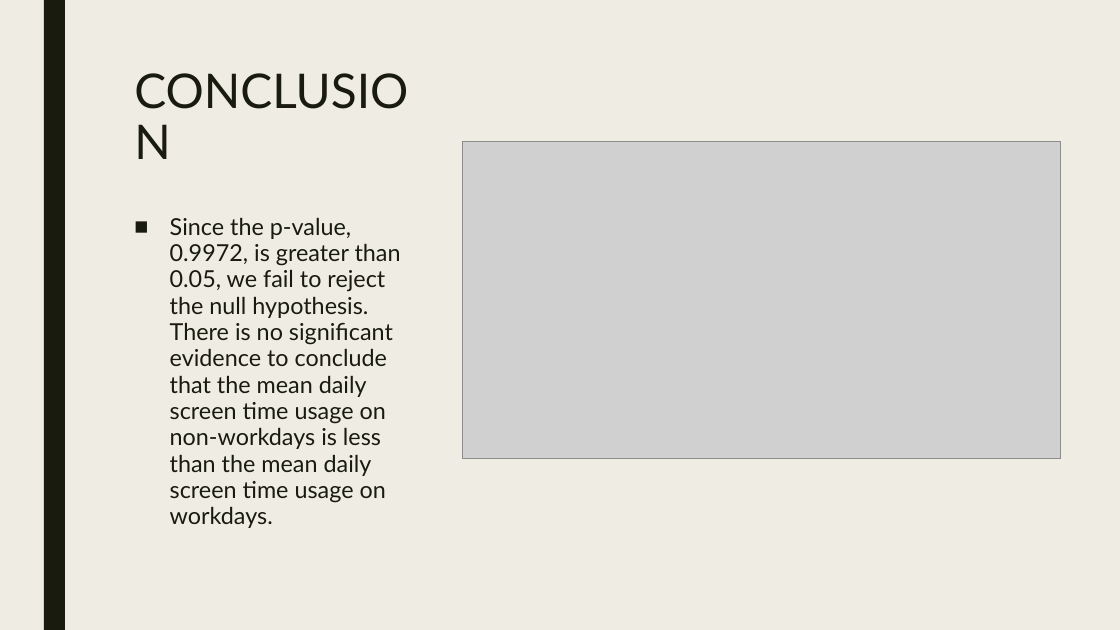
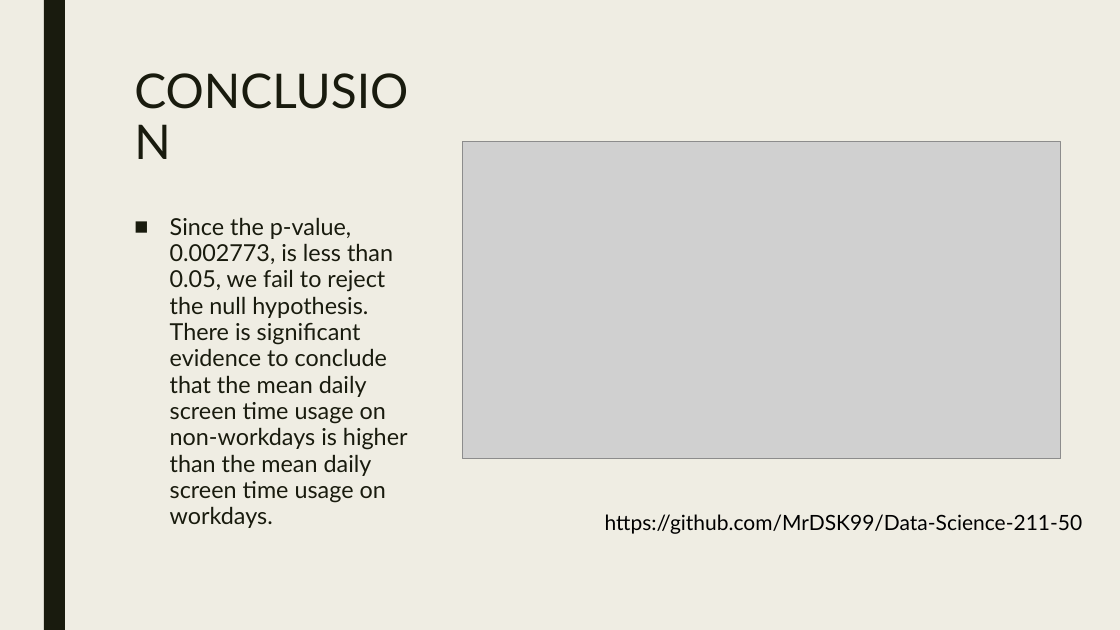
Before and after one commit to MrDSK99/Data-Science-211-50, a slide deck: slide 8 of DAILY SCREEN TIME USAGE.pptx. Drawn at 1120x630 pixels with LibreOffice and Linux fonts; fonts in the diff are those of the drawing; grey boxes stand for pictures. Boxes give left, top, right and bottom in pixels: in the first picture for what was removed or moved away, otherwise in the second. Text is boxed around its words. In the diff, an @@ line names an element or a change of style, - is before the commit and + after.

```diff
--- a/DAILY SCREEN TIME USAGE.pptx
+++ b/DAILY SCREEN TIME USAGE.pptx
@@ text at (170,217,408,528): text changed @@
-■ Since the p-value, 0.9972, is greater than 0.05, we fail to reject the null hypothesis. There is no significant evidence to conclude that the mean daily screen time usage on non-workdays is less than the mean daily screen time usage on workdays.
+■ Since the p-value, 0.002773, is less than 0.05, we fail to reject the null hypothesis. There is significant evidence to conclude that the mean daily screen time usage on non-workdays is higher than the mean daily screen time usage on workdays.
@@ text added at (605,514,1083,534), 18 pt, text #000000 @@
+https://github.com/MrDSK99/Data-Science-211-50
```
Also in this commit, not shown: 1 other slide changed, 2 other files.
